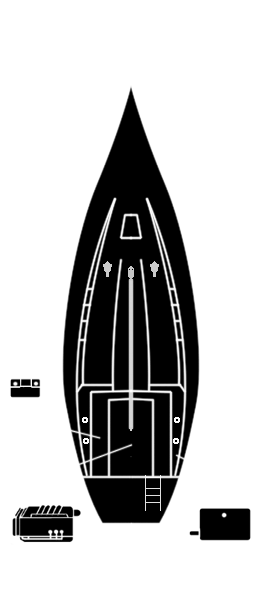
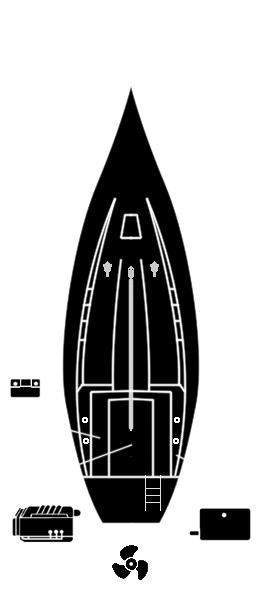
Comparing the layer stacks of the two 263 x 600 images. Changes:
showed "Винт рамка" over (x1=112, y1=545, x2=149, y2=580)
showed "Винт" (2nd of 2, in "Saling Boat" › "Винт") over (x1=112, y1=545, x2=149, y2=580)
